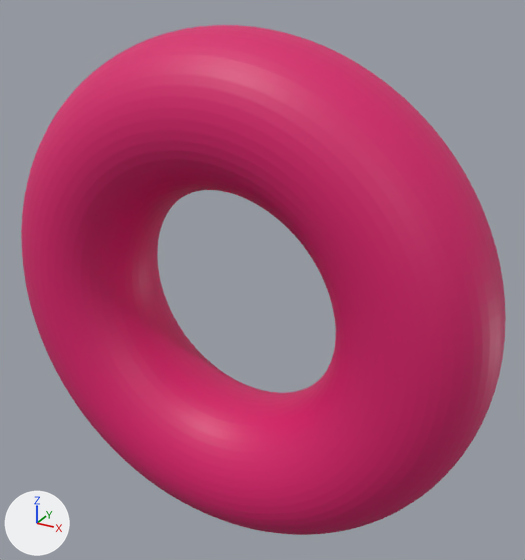
The glTF model assets/torus_grid_sweep/torus_R4_r6.glb, before and after one commit.
One viewpoint serves both versions: a 50 mm lens placed at (17.2, -28.6, 15.7), pointed at (1.0, 1.0, 0.9). Every picture has the same lights, and +X, +Y and +Z are marked at lower left. The older version comes first. Where no turn or scale is listed for an object, it has been applied to the vertices.

The older version as bpy lines, for what is in view:
```python
me_geometry_0 = bpy.data.meshes.new('geometry_0')
me_geometry_0.from_pydata(...)  # 5000 vertices, 10000 faces; spans x -13.1..13.1, y -3.7..3.7, z -13.1..13.1
me_geometry_0.materials.append(mat_defaultmaterial)
ob_geometry_0 = bpy.data.objects.new('geometry_0', me_geometry_0)
ob_geometry_0.location = (0.0, 0.0, 0.0)
```
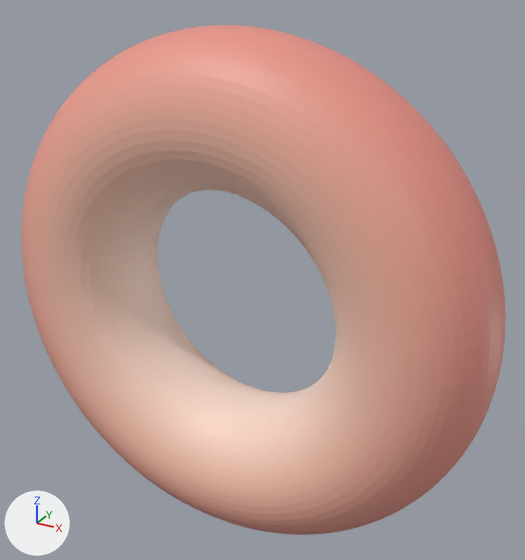
The change in detail:
me_geometry_0 has 5000 vertices, 10000 faces and spans x -13.1..13.1, y -3.7..3.7, z -13.1..13.1.
me_geometry_0 is used by ob_geometry_0; location (0.0, 0.0, 0.0).
me_geometry_0 part 1: 3600 faces centred in x -13.1..13.1, y -3.2..3.2, z -13.1..13.1 are repainted in the vertex colours; the middle colour goes from pink #da1c6c to pink #ec978a.
me_geometry_0 part 2: 6400 faces centred in x -10.9..10.9, y -3.7..3.7, z -10.9..10.9 are repainted in the vertex colours; the middle colour goes from pink #da1c6c to beige #facdbb.

What differs and where, as boxes [x1, y1, x2, y2] in the pictures (525 x 560 px):
part 1 of me_geometry_0, recoloured (lighter)
    both: [21, 25, 506, 535]
part 2 of me_geometry_0, recoloured (pink to beige)
    both: [26, 85, 431, 526]
